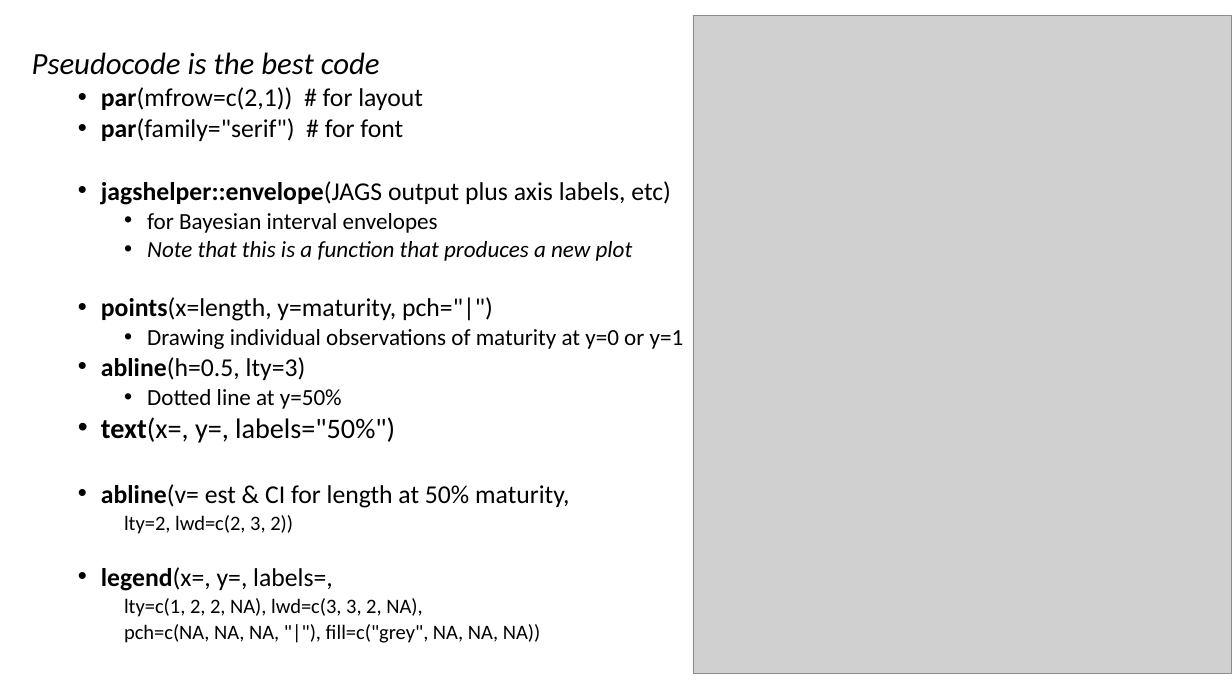
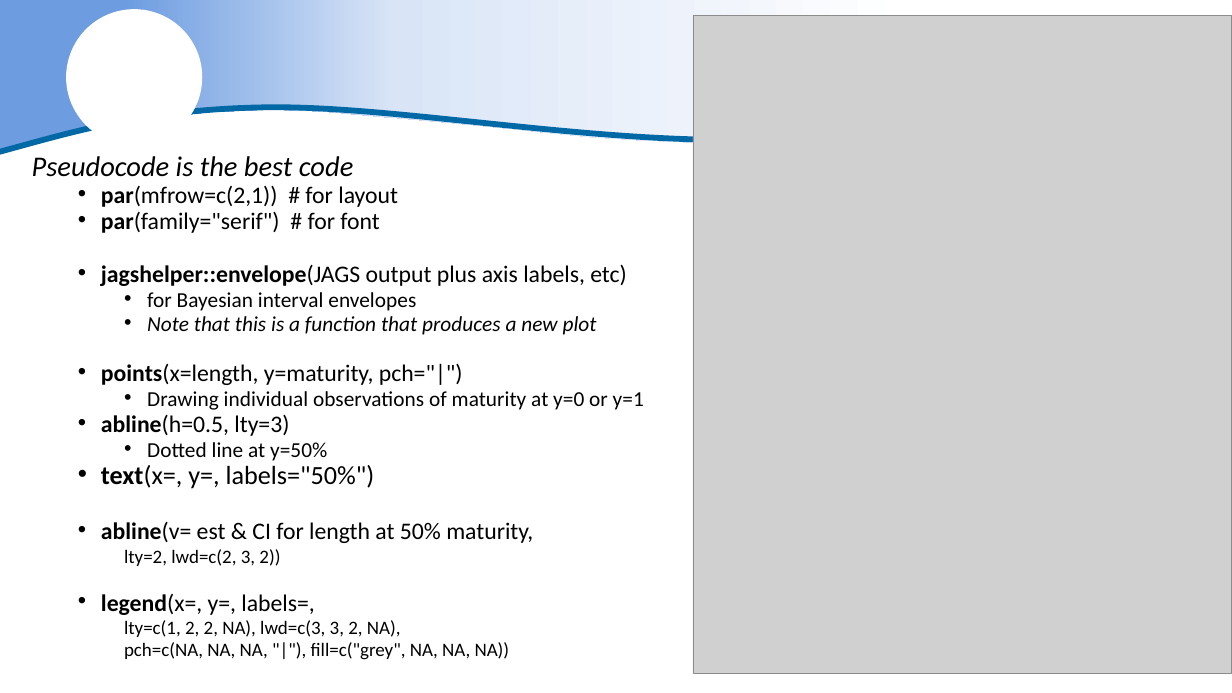
Before and after one commit to justinpriest/ADFG_R_Intro_Workshop, a slide deck: slide 9 of presentations/7 - Amazing Charts & How to Make Them.pptx (slide 11 before the commit). Drawn at 1232x693 pixels with LibreOffice and Linux fonts; fonts in the diff are those of the drawing; grey boxes stand for pictures; background and template pictures are left out. Boxes give left, top, right and bottom in pixels: in the first picture for what was removed or moved away, otherwise in the second. Text is boxed around its words. In the diff, an @@ line names an element or a change of style, - is before the commit and + after.

```diff
--- a/presentations/7 - Amazing Charts & How to Make Them.pptx
+++ b/presentations/7 - Amazing Charts & How to Make Them.pptx
@@ freeform shape added at [0,0,1232,152], fill gradient #6D9CE1 to #D9E5F7 to #FFFFFF @@
@@ ellipse added at [67,9,202,145], fill #FFFFFF @@
@@ freeform shape added at [0,107,1232,152], outline #DAE3F3 4.5 pt @@
@@ text "Pseudocode is the best code": place and size @@
-text "Pseudocode is the best code" at [32,52,684,643]
+text "Pseudocode is the best code" at [32,156,644,660]
@@ text "Pseudocode is the best code" at [32,156,644,660]: size 24 to 22.2 pt in "Pseudocode is the best code"; size 20 to 18.5 pt in "par(mfrow=c(2,1)) # for layout", "par(family="serif") # for font", "jagshelper::envelope(JAGS output plus axis labels, etc)", "points(x=length, y=maturity, pch="|")" and 3 more places; size 18 to 16.6 pt in "for Bayesian interval envelopes", "Note that this is a function that ...", "Drawing individual observations of maturity at y=0 ...", "Dotted line at y=50%"; size 22 to 20.4 pt in "text(x=, y=, labels="50%")"; size 16 to 14.8 pt in "lty=2, lwd=c(2, 3, 2))", "lty=c(1, 2, 2, NA), lwd=c(3, 3, 2, ...", "pch=c(NA, NA, NA, "|"), fill=c("grey", NA, NA, ..."; line spacing 0.8 to 0.7 @@
```
Also in this commit, not shown: 27 other slides changed, 2 slides removed, 8 other files.
